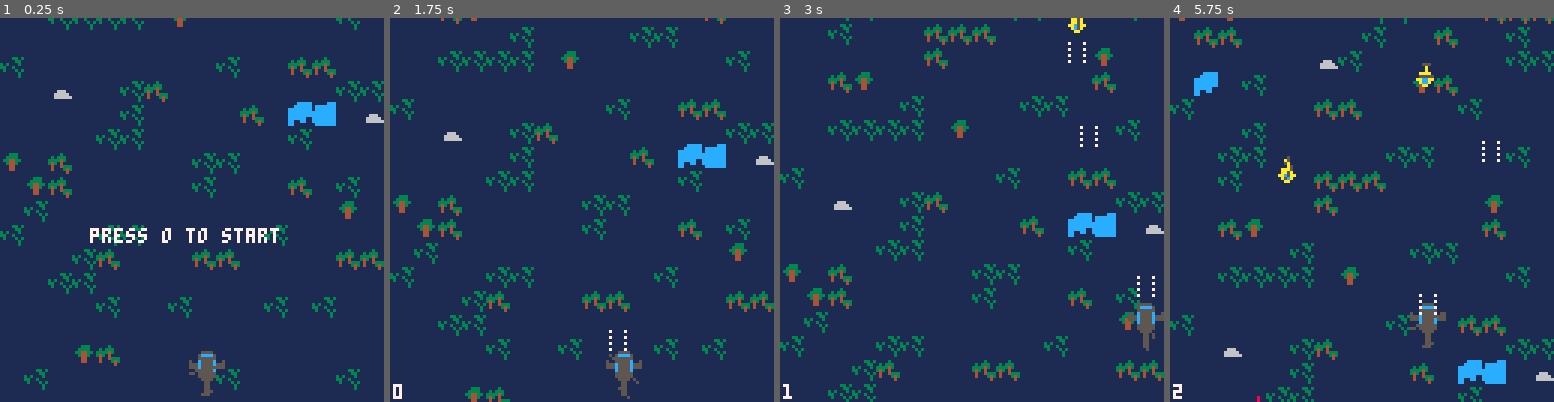
Above: before the commit, frames 1-4 (left to right).
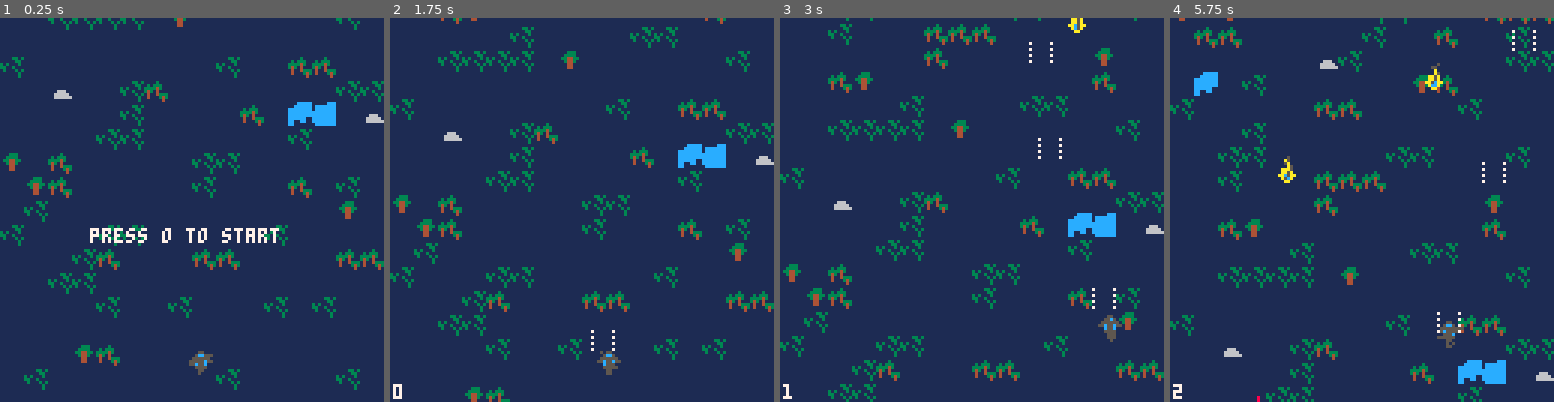
Above: after the commit, the same moments.

Repository: zeenix/pico-8
Game: PICO-8 cartridge airwolf/airwolf.p8
Same seed, same stepped clock (60 frames per second), same inputs: the game is played once before the commit and once after it.
Inputs:
- Up to frame 1 (0.25 s): no input
- Up to frame 2 (1.75 s): tap X (X key) at 0.33, 1.07 s; tap O (Z key) at 0.7, 1.7 s; hold Right from 1.6 s (still down)
- Up to frame 3 (3 s): tap X (X key) at 1.85, 2.97 s; release Right at 2.1 s; tap O (Z key) at 2.1, 2.5, 2.9 s; hold Up 2.15-2.42 s; hold Right from 2.47 s (still down)
- Up to frame 4 (5.75 s): release Right at 3.03 s; hold Left 3.08-3.58 s; tap O (Z key) every 0.4 s from 3.3 to 5.7 s; hold Down 3.63-3.97 s; hold Right 4.02-4.68 s; tap X (X key) at 4.08, 5.2 s; hold Up 4.73-5.03 s; hold Left 5.08-5.68 s; hold Down from 5.73 s (still down)

The runs differ from the first frame. In frame 1, 0.4% of the frame differs, in the area x 49-59%, y 86-99%; in frame 2, 0.7%; in frame 3, 1.0%; in frame 4, 1.2%, in the area x 62-96%, y 3-86%.

Commit message:
Smaller airwolf
Make it fit a block. We have very limited screen size so best to keep
things small. This also gives us a lot more maneuvering room.

Diff:
--- a/airwolf/the_lady.lua
+++ b/airwolf/the_lady.lua
@@ -3,19 +3,19 @@
 
 function TheLady:new()
     local this = setmetatable({}, TheLady)
-    local sprite = { num = 1, w = 2, h = 2 }
-    local size = { w = 10, h = 16 }
+    local sprite = { num = 1, w = 1, h = 1 }
+    local size = { w = 8, h = 8 }
     this.entity = Entity:new(63, 111, sprite, "airwolf", size)
     local bullet_props = {
-        x_offset = 3,
+        x_offset = 0,
         y_offset = -1,
         interval = 0.4,
         sw = 1,
         sh = 1,
     }
     this.shooter = Shooter:new(bullet_props)
-    this.main_rotor = Rotor:new({x = 6, y = 6, length = 6})
-    this.tail_rotor = Rotor:new({x = 6, y = 14, length = 2})
+    this.main_rotor = Rotor:new({x = 4, y = 3, length = 4})
+    this.tail_rotor = Rotor:new({x = 4, y = 7, length = 1})
 
     return this
 end
@@ -44,11 +44,11 @@
     local b = buttons
 
     local e = self.entity
-    if e.x > -1 and btn(b.left) then self.entity.x -= 1
-    elseif (e.x + e.size.w) < 126 and btn(b.right) then self.entity.x += 1 end
+    if e.x > -1 and btn(b.left) then self.entity.x -= 0.7
+    elseif (e.x + e.size.w) < 126 and btn(b.right) then self.entity.x += 0.7 end
 
-    if (e.y + e.size.h) < 128 and btn(b.down) then self.entity.y += 1
-    elseif e.y > 0 and btn(b.up) then self.entity.y -= 1 end
+    if (e.y + e.size.h) < 128 and btn(b.down) then self.entity.y += 0.7
+    elseif e.y > 0 and btn(b.up) then self.entity.y -= 0.7 end
 
     if self.entity:collided_with() == "enemy-bullet" then
         self:hit()
Not shown, changed: 19 lines of the sprite sheet (__gfx__) section of airwolf/airwolf.p8
